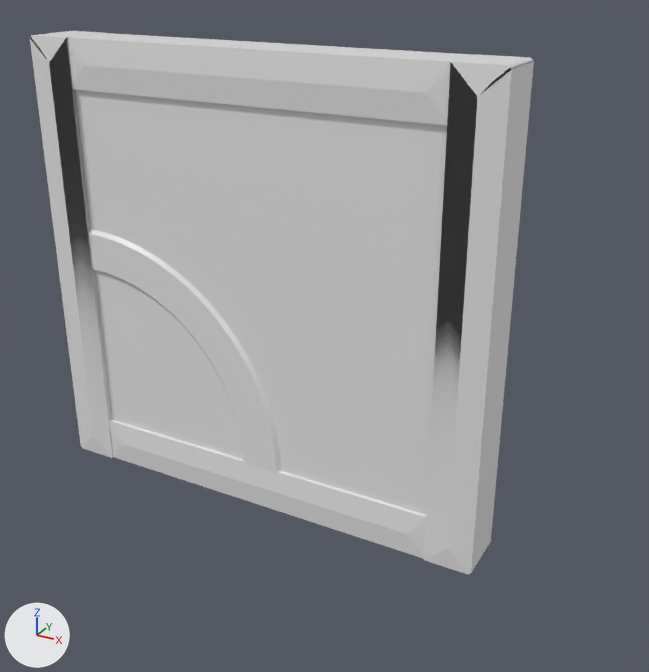
The FBX model Assets/Models/Tileset_Casa/Curve_Wall.fbx: old version first, new version second.
Both versions are drawn from a camera (50 mm lens) standing at (4.22, -3.04, 2.38) and looking at (2.51, 0.07, 0.82). The lights are fixed; the arrows at lower left show +X, +Y and +Z. Vertices at the same position are counted once.

Objects in the first picture: 'Curve_Wall'.
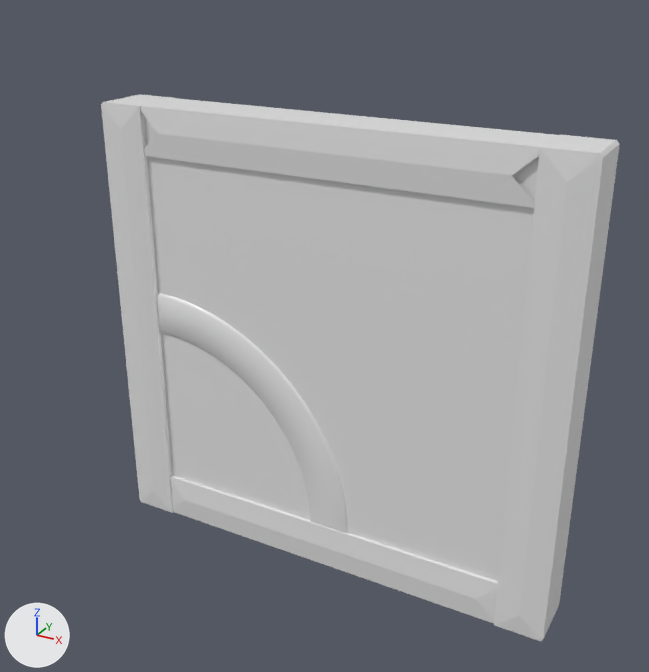
Where the change shows, as pixel boxes [x1, y1, x2, y2] in the pictures (649 x 672 px; the box of a moved part takes in the faces that stretch with it):
'Curve_Wall', reshaped: before [30, 31, 534, 574]; after [101, 94, 620, 641]
part 1 of me_cube_166, moved or reshaped: before [76, 90, 447, 515]; after [143, 114, 539, 581]
part 2 of me_cube_166, moved or reshaped: before [89, 229, 281, 473]; after [156, 293, 348, 533]
part 3 of me_cube_166, moved or reshaped: before [30, 31, 113, 458]; after [101, 94, 173, 513]
part 4 of me_cube_166, moved or reshaped: before [424, 54, 534, 574]; after [494, 135, 620, 641]
part 5 of me_cube_166, moved or reshaped: before [109, 420, 426, 559]; after [170, 475, 498, 624]
part 6 of me_cube_166, added: after [140, 98, 558, 208]
part 7 of me_cube_166, deleted: before [68, 33, 472, 125]

Edits to the bpy script that builds the scene:
```text
Add mat_wood_001:
    mat_wood_001 = principled_material('Wood.001')
    mat_wood_001.base_color = (0.8, 0.8, 0.8)  # white #e7e7e7
    mat_wood_001.roughness = 0.321
Change me_cube_166:
    used by ob_curve_wall; location = (0.0, 0.0, 0.0)
    remove me_cube_166.from_pydata(...)  # 215 vertices, 208 faces; spans x 1.18..3.3, y -0.13..0.13, z -0.01..2.01
    add me_cube_166.from_pydata(...)  # 218 vertices, 210 faces; spans x 1.49..3.61, y -0.07..0.19, z -0.27..1.75
    me_cube_166 part 1: the loose piece of 8 vertices spanning x 1.24..3.24, y -0.1..0.1, z 0.0..2.0 is moved by (0.31, 0.06, -0.26)
    me_cube_166 part 2: the loose piece of 136 vertices spanning x 1.38..2.38, y -0.12..0.08, z 0.19..1.19 is moved by (0.31, 0.06, -0.27)
    me_cube_166 part 3: the loose piece of 16 vertices spanning x 1.18..1.39, y -0.13..0.13, z -0.01..2.01 is moved by (0.31, 0.06, -0.26), in mat_wood_001 (white #e7e7e7)
    me_cube_166 part 4: the loose piece of 16 vertices spanning x 3.09..3.3, y -0.13..0.13, z -0.01..2.01 is moved by (0.31, 0.06, -0.26), in mat_wood_001 (white #e7e7e7)
    me_cube_166 part 5: the loose piece of 20 vertices spanning x 1.37..3.11, y -0.12..0.12, z -0.01..0.2 is moved by (0.31, 0.06, -0.26), in mat_wood_001 (white #e7e7e7)
    me_cube_166 part 6: a new loose piece of 22 vertices spanning x 1.68..3.42, y -0.06..0.18, z 1.54..1.75, in mat_wood_001 (white #e7e7e7)
    me_cube_166 part 7: the loose piece of 19 vertices spanning x 1.37..3.11, y -0.12..0.12, z 1.8..2.01 is deleted
    me_cube_166 part 8: the surface is now shaded smooth
    add me_cube_166.materials.append(mat_wood_001)  # white #e7e7e7
```
